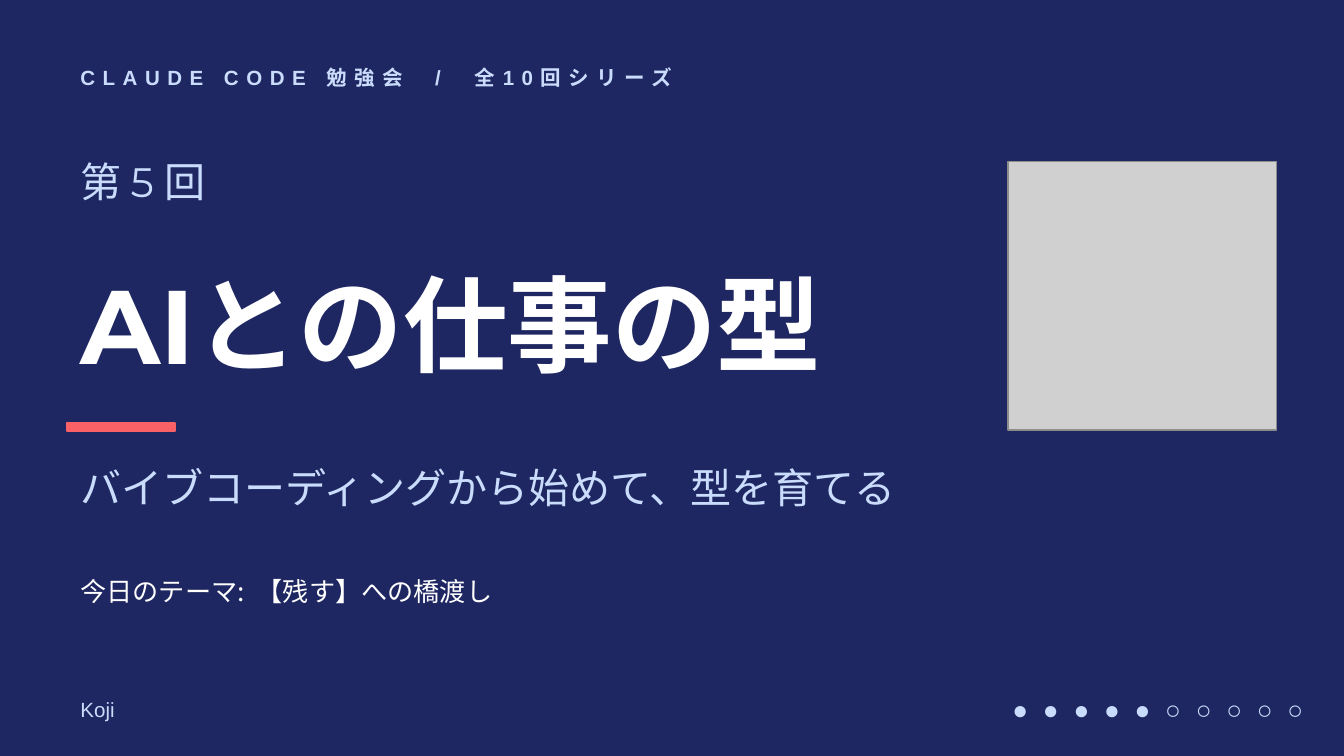
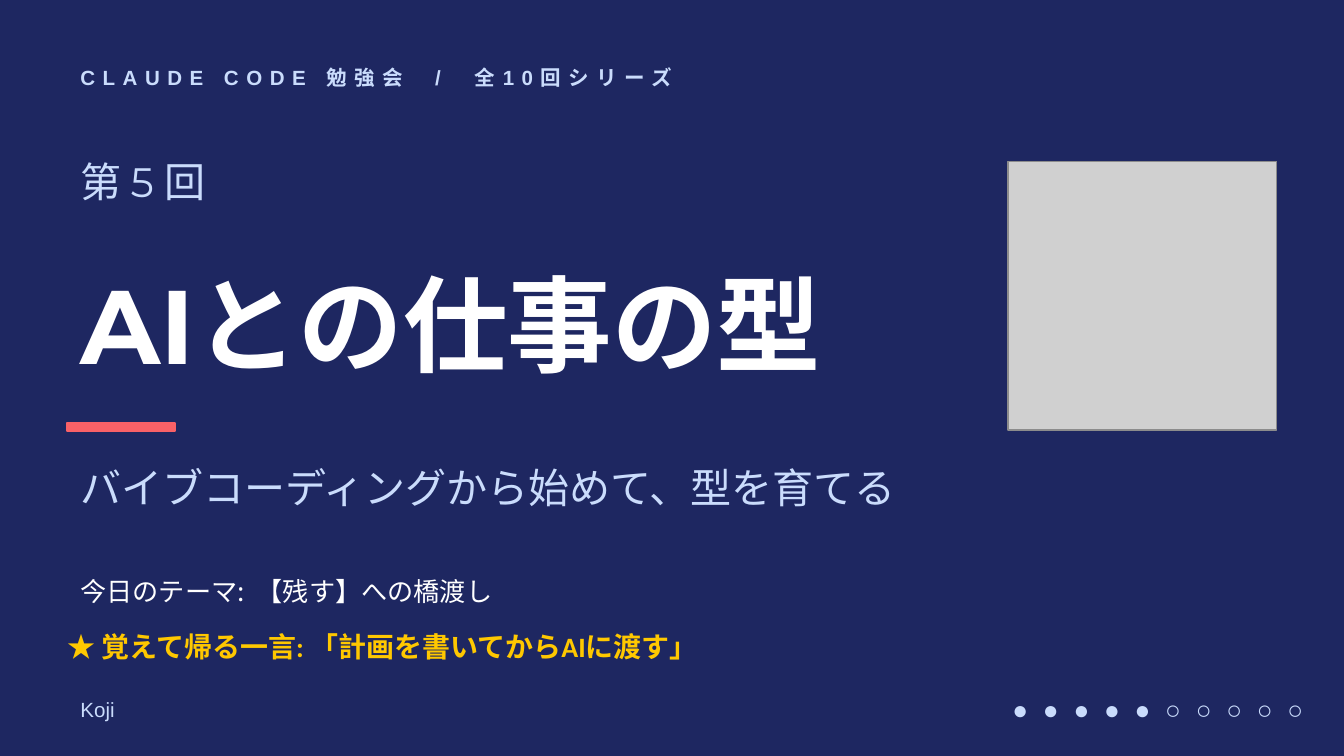
Before and after one commit to ktsuchida11/ClaudeWorkshop, a slide deck: slide 1 of session5/session5_full.pptx. Drawn at 1344x756 pixels with LibreOffice and Linux fonts; fonts in the diff are those of the drawing; grey boxes stand for pictures. Boxes give left, top, right and bottom in pixels: in the first picture for what was removed or moved away, otherwise in the second. Text is boxed around its words. In the diff, an @@ line names an element or a change of style, - is before the commit and + after.

```diff
--- a/session5/session5_full.pptx
+++ b/session5/session5_full.pptx
@@ text added at [101,633,698,660], 15 pt, text #FFC800, bold @@
+★ 覚えて帰る一言: 「計画を書いてからAIに渡す」
```
Also in this commit, not shown: 3 other slides changed, 1 slide added.
